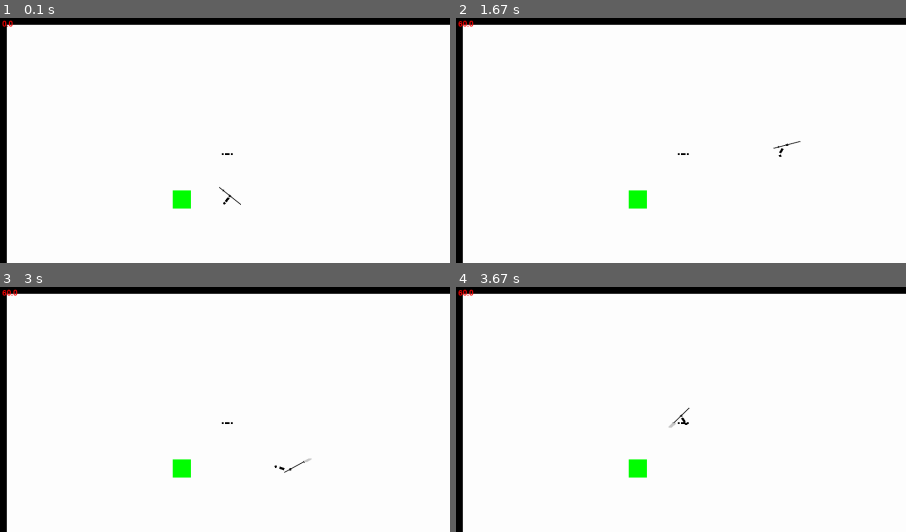
Above: before the commit, frames 1-4 (two rows, left to right).
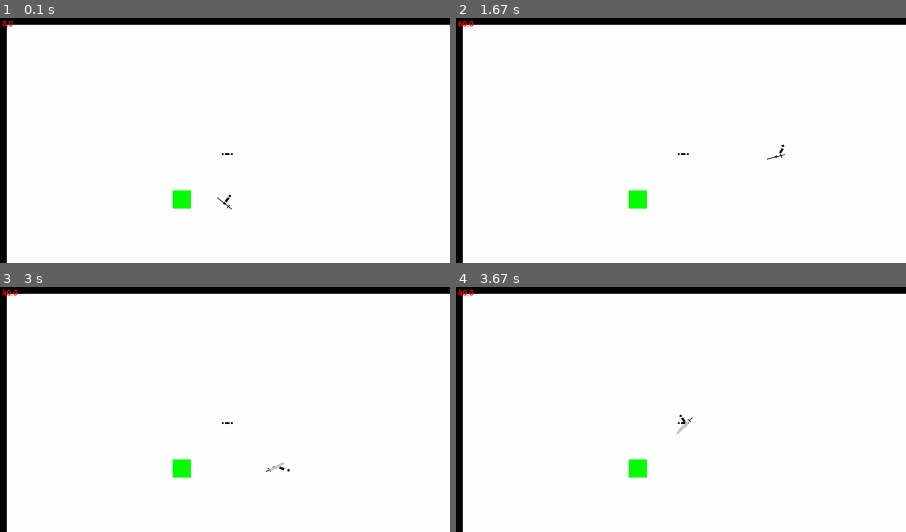
Above: after the commit, the same moments.

Repository: LeBoku/tds
Game: pygame game, started from src/tds.py
Same seed, same stepped clock (60 frames per second), same inputs: the game is played once before the commit and once after it.
Inputs (mouse positions are % of the whole screen's width and height, from its top left):
- Up to frame 1 (0.1 s): no input
- Up to frame 2 (1.67 s): hold D 0.33-0.8 s; move the mouse to (46, 54) at 0.37 s; click (51, 57) at 0.88 s; hold W 1.17-1.47 s; click (26, 51) at 1.25 s; hold D from 1.5 s (still down); click (19, 35) at 1.58 s
- Up to frame 3 (3 s): release D at 1.97 s; hold A 2-2.53 s; click (65, 15) at 2.08 s; hold S 2.57-2.87 s; click (62, 59) at 2.65 s; hold A from 2.9 s (still down); click (52, 16) at 2.98 s
- Up to frame 4 (3.67 s): release A at 3.3 s; hold W from 3.33 s (still down); click (14, 47) at 3.42 s
The pictures show only the part of the screen within x 0-50%, y 0-50%; the shares and areas given below are measured in that part.

The runs differ from the first frame. In frame 1, less than 0.1% of the frame differs, in the area x 48-54%, y 68-79%; in frame 2, less than 0.1%; in frame 3, 0.1%; in frame 4, 0.1%, in the area x 47-53%, y 48-61%.

Commit message:
Introduced LongSword

Diff:
--- a/src/map/characters/playerController.py
+++ b/src/map/characters/playerController.py
@@ -3,11 +3,11 @@
 from pygame.math import Vector2
 
 from map.characters.characterController import CharacterController
-from map.weapons import Spear
+from map.weapons import Spear, LongSword
 from pygameUtil.eventHandling import EventListener, EventHandler
 
-from store import images
 from store import moveSets
+from store.types import Offset
 from store.enums import MoveTypes, CharacterParts
 
 
@@ -120,5 +120,5 @@
 
 	def setUpSubEntities(self):
 		super().setUpSubEntities()
-		self.weapon = Spear(CharacterParts.weapon, self.rightHand)
-		self.weapon.setUpWeaponMoveSet()
+		self.weapon = LongSword(CharacterParts.weapon, self.rightHand)
+		# self.weapon.offset = Offset((0, -15))
--- a/src/map/subEntity.py
+++ b/src/map/subEntity.py
@@ -13,6 +13,20 @@
 		self._moveSetController = None
 
 	@property
+	def depth(self):
+		depth = 1
+		parent = self.parent
+
+		while parent is not None:
+			depth += 1
+			if hasattr(parent, "parent"):
+				parent = parent.parent
+			else:
+				break
+
+		return depth
+
+	@property
 	def moveSetController(self):
 		if self._moveSetController is None:
 			return self.parent.moveSetController
@@ -24,13 +38,13 @@
 		self._moveSetController = controller
 
 	def alignToParent(self):
-		offset = self.parent.moveSetController.getOffsetForEntity(self.name)
+		offset = self.moveSetController.getOffsetForEntity(self.name)
 		baseOffset = self.offsetVector + offset.vector
 
-		characterAngle = self.parent.angle
-		offsetVector = baseOffset.rotate(180 - characterAngle)
+		parent_angle = self.parent.angle
+		offsetVector = baseOffset.rotate(180 - parent_angle)
 
-		self.coord = self.parent.coord - offsetVector
+		self.coord = self.parent.coord + offsetVector
 		self.angle = self.parent.angle + self.offsetAngle + offset.angle
 
 	def loopCall(self):
--- a/src/map/weapons/__init__.py
+++ b/src/map/weapons/__init__.py
@@ -1 +1,2 @@
 from .spear import Spear
+from .longSword import LongSword
--- /dev/null
+++ b/src/map/weapons/longSword.py
@@ -0,0 +1,17 @@
+from .weapon import Weapon
+
+from store import images, moveSets, collisionPoints
+from store.enums import MoveTypes
+
+
+class LongSword(Weapon):
+	def setUpBaseImage(self):
+		self.setBaseImage(images.weapons.longSword())
+
+	def setUpWeaponMoveSet(self):
+		self.moveSetController.registerMove(MoveTypes.attackForward, moveSets.longSword.forwardAttack())
+		self.moveSetController.registerMove(MoveTypes.attackLeft, moveSets.longSword.leftAttack())
+		self.moveSetController.registerMove(MoveTypes.attackRight, moveSets.longSword.rightAttack())
+
+	def setUpCollisionPoints(self):
+		self.collisionPoints = collisionPoints.weapons.longsSword()
--- a/src/map/weapons/spear.py
+++ b/src/map/weapons/spear.py
@@ -1,19 +1,17 @@
 from .weapon import Weapon
 
 from store.enums import MoveTypes
-from store.images.weapons import spear as spearImage
-from store.moveSets import spear as spearMoves
-from store.collisionPoints.weapons import spear as spearCollision
+from store import images, moveSets, collisionPoints
 
 
 class Spear(Weapon):
 	def setUpBaseImage(self):
-		self.setBaseImage(spearImage())
+		self.setBaseImage(images.weapons.spear())
 
 	def setUpCollisionPoints(self):
-		self.collisionPoints = spearCollision()
+		self.collisionPoints = collisionPoints.weapons.spear()
 
 	def setUpWeaponMoveSet(self):
-		self.moveSetController.registerMove(MoveTypes.attackForward, spearMoves.forwardAttack())
-		self.moveSetController.registerMove(MoveTypes.attackLeft, spearMoves.leftAttack())
-		self.moveSetController.registerMove(MoveTypes.attackRight, spearMoves.rightAttack())
+		self.moveSetController.registerMove(MoveTypes.attackForward, moveSets.spear.forwardAttack())
+		self.moveSetController.registerMove(MoveTypes.attackLeft, moveSets.spear.leftAttack())
+		self.moveSetController.registerMove(MoveTypes.attackRight, moveSets.spear.rightAttack())
--- a/src/map/weapons/weapon.py
+++ b/src/map/weapons/weapon.py
@@ -5,12 +5,14 @@
 
 class Weapon(SubEntity):
 	def __init__(self, name, parent: CharacterController):
+		super().__init__(parent.map)
 		self.name = name
 		self.parent = parent
 		self.character = parent.parent
-		super().__init__(parent.map)
 
 		self.setUpCollisionPoints()
+		self.setUpWeaponMoveSet()
+
 		self.lastAttackParticle = None
 
 		parent.addSubEntity(name, self)
@@ -18,7 +20,7 @@
 	def setUpCollisionPoints(self):
 		pass
 
-	def setUpWeaponMoveSet(self, moveSetController):
+	def setUpWeaponMoveSet(self):
 		pass
 
 	def display(self):
--- a/src/store/collisionPoints/weapons.py
+++ b/src/store/collisionPoints/weapons.py
@@ -1,2 +1,16 @@
 def spear():
-	return [(-1, -32), (1, -32), (1, -20), (-1, -20)]
+	return [
+		(-1, -32),
+		(1, -32),
+		(1, -20),
+		(-1, -20)
+	]
+
+
+def longsSword():
+	return [
+		(-1, -20),
+		(1, -20),
+		(1, 10),
+		(-1, 10),
+	]
--- a/src/store/images/weapons.py
+++ b/src/store/images/weapons.py
@@ -15,3 +15,13 @@
 	pygame.draw.rect(spearImage, color, pygame.Rect((1, 10), (4, 2)))
 
 	return spearImage
+
+
+def longSword():
+	color = (0, 0, 0)
+
+	swordImage = util.createAlphaSurface((8, 40))
+	pygame.draw.rect(swordImage, color, pygame.Rect((3, 0), (2, 40)))
+	pygame.draw.rect(swordImage, color, pygame.Rect((0, 30), (8, 2)))
+
+	return swordImage
--- a/src/store/moveSets/__init__.py
+++ b/src/store/moveSets/__init__.py
@@ -1 +1 @@
-from . import character, spear, milestones
+from . import character, spear, milestones, longSword
--- /dev/null
+++ b/src/store/moveSets/longSword.py
@@ -0,0 +1,107 @@
+from ._entity import Entity
+from ._move import Move
+
+from .milestones import Attack
+from store.enums import CharacterParts
+
+
+def rightAttack():
+	milestones = {
+		Attack.woundUp: 20,
+		Attack.attacked: 40,
+		Attack.cooledDown: 50
+	}
+
+	rightHand = Entity()
+	rightHand.animateTo(5, (5, -3), -45)
+	rightHand.repeatFrame(15)
+	rightHand.rotateAround(5, -90)
+	rightHand.repeatFrame(15)
+	rightHand.backToDefault(10)
+
+	weapon = Entity()
+	weapon.animateTo(5, (0, -10))
+	weapon.repeatFrame(40)
+	weapon.backToDefault(5)
+	weapon.repeatFrame(5)
+
+	entities = dict()
+	entities[CharacterParts.rightHand] = rightHand
+	entities[CharacterParts.weapon] = weapon
+
+	move = Move(entities)
+
+	move.mileStones.update(milestones)
+	return move
+
+
+def leftAttack():
+	milestones = {
+		Attack.woundUp: 30,
+		Attack.attacked: 40,
+		Attack.cooledDown: 65
+	}
+
+	rightHand = Entity()
+	rightHand.rotateAround(15, -200, (-10, 0))
+	rightHand.repeatFrame(15)
+	rightHand.rotateAround(10, 300, (-10, 0))
+	rightHand.repeatFrame(15)
+	rightHand.backToDefault(20)
+	# #AllPlanned rotates the wrong way but its cool. correct would be: rightHand.rotateAround(10, -100, (-10, 0))
+
+	weapon = Entity()
+	weapon.repeatFrame(30)
+	weapon.animateTo(5, (0, -10))
+	weapon.repeatFrame(20)
+	weapon.backToDefault(20)
+
+	entities = dict()
+	entities[CharacterParts.rightHand] = rightHand
+	entities[CharacterParts.weapon] = weapon
+
+	move = Move(entities)
+
+	move.mileStones.update(milestones)
+
+	return move
+
+
+def forwardAttack():
+	milestones = {
+		Attack.woundUp: 10,
+		Attack.attacked: 30,
+		Attack.cooledDown: 35
+	}
+
+	rightHand = Entity()
+	rightHand.animateTo(5, (0, 15))
+	rightHand.repeatFrame(5)
+	rightHand.animateTo(5, (0, -15))
+	rightHand.repeatFrame(15)
+	rightHand.backToDefault(5)
+
+	leftHand = Entity()
+	leftHand.animateTo(10, (0, -10))
+	leftHand.animateTo(5, (0, 10))
+	leftHand.repeatFrame(10)
+	leftHand.backToDefault(5)
+
+	torso = Entity()
+	torso.animateTo(5, toAngle=-45)
+	torso.repeatFrame(5)
+	torso.animateTo(5, toAngle=45, clockwise=True)
+	torso.repeatFrame(15)
+	torso.animateTo(5, toAngle=0)
+
+	entities = dict()
+	entities[CharacterParts.torso] = torso
+	entities[CharacterParts.rightHand] = rightHand
+	entities[CharacterParts.leftHand] = leftHand
+	# entities[CharacterParts.weapon] = weapon
+
+	move = Move(entities)
+
+	move.mileStones.update(milestones)
+
+	return move
